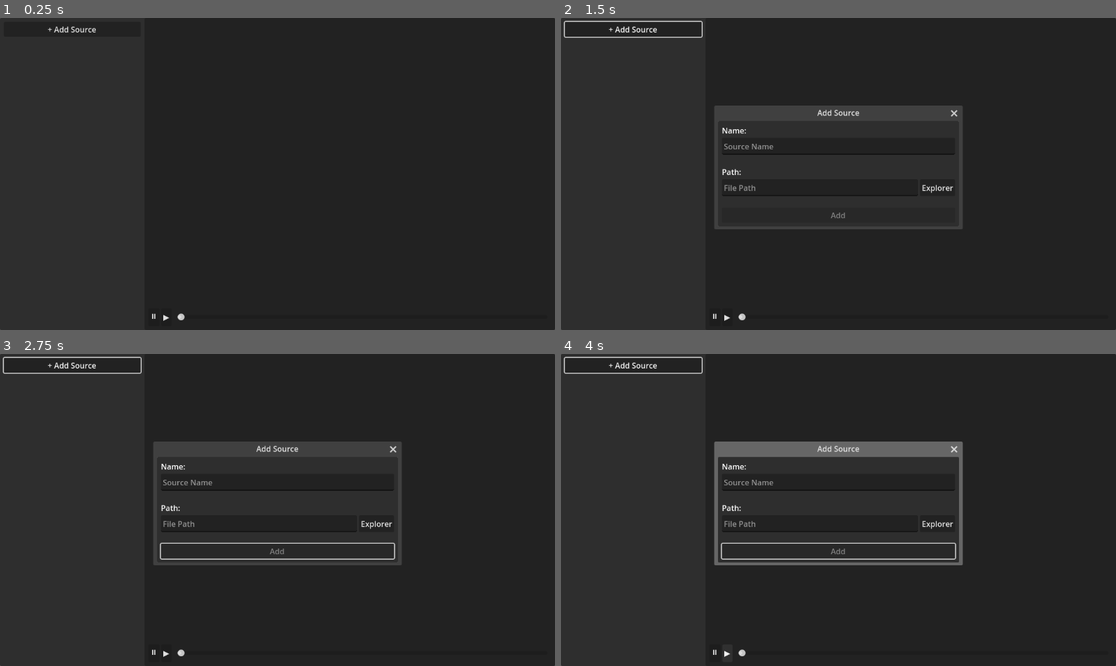
Above: before the commit, frames 1-4 (two rows, left to right).
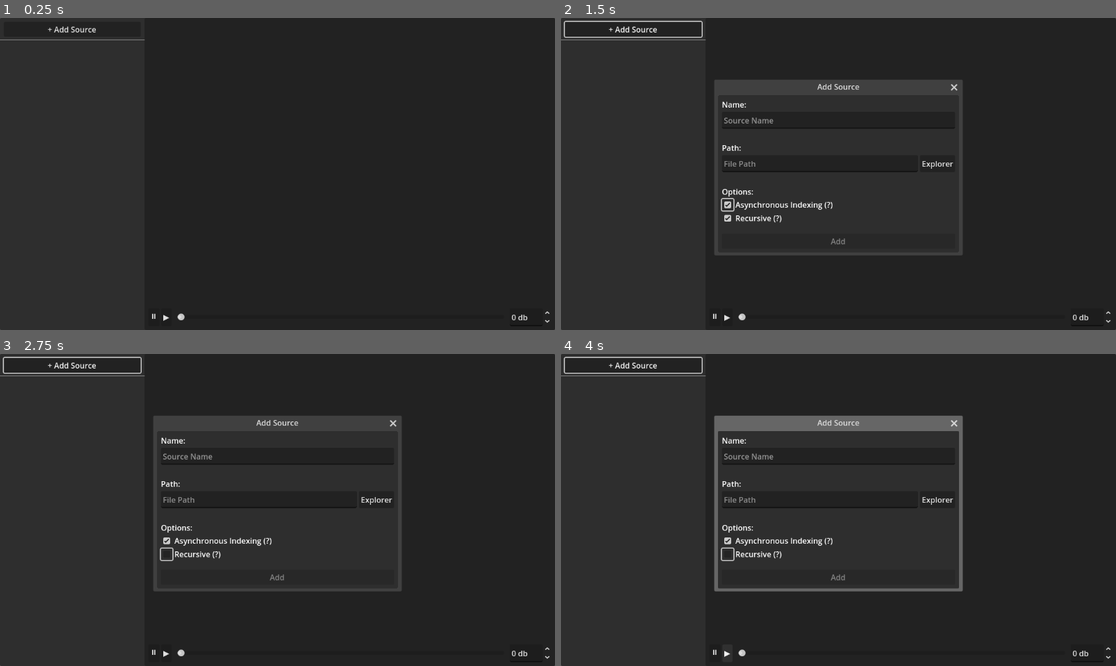
Above: after the commit, the same moments.

Repository: greenpixels/greenpixels-sample-manager
Game: Godot game, scene res://main/main.tscn
Two runs of this game, one before a commit and one after it. Both use one fixed random seed, a clock stepped at 60 frames per second and the inputs below.
Inputs (mouse positions are in pixels of both pictures, inside the frame that each line leads up to):
- Up to frame 1 (0.25 s): no input
- Up to frame 2 (1.5 s): click "+ Add Source" at 0.5 s; click (727, 205) at 1.27 s
- Up to frame 3 (2.75 s): click (166, 553) at 2.02 s
- Up to frame 4 (4 s): click "⏸" at 2.75 s; click "▶" at 3.5 s

The runs differ from the first frame. In frame 1, 0.1% of the frame differs, in the area x 0-99%, y 6-98%; in frame 2, 5.3%; in frame 3, 5.6%; in frame 4, 7.1%.

Commit message:
feat: add open-in-explorer,ignore source, playback slider change, volume control

Diff:
--- a/add_source_popup/add_source_popup.gd
+++ b/add_source_popup/add_source_popup.gd
@@ -11,17 +11,17 @@
 	set(value):
 		if not is_node_ready(): await ready
 		source_name = value
-		source_name_input.text = source_name
+		update_text_edit(source_name_input, source_name)
 		_validate()
 
 var source_path := "" :
 	set(value):
 		if not is_node_ready(): await ready
 		source_path = value
-		path_input.text = source_path
+		update_text_edit(path_input, source_path)
 		_validate()
 
-signal source_added(source_name: String, source_path: String)
+signal source_added(source: Source)
 
 func _ready() -> void:
 	visibility_changed.connect(_validate)
@@ -41,12 +41,22 @@
 func _on_source_name_input_text_changed() -> void:
 	source_name = source_name_input.text
 
-func _on_source_added(_source_name: String, _source_path: String) -> void:
+func _on_source_added(_source: Source) -> void:
 	source_name = ""
 	source_path = ""
 
 func _on_submit_button_pressed() -> void:
 	var current_source_path = source_path.strip_edges()
 	var current_source_name = source_name.strip_edges()
-	source_added.emit(current_source_name, current_source_path)
+
+	var source = Source.new(current_source_path, current_source_name)
+	source.should_search_async = %AsyncIndexingCheckBox.button_pressed
+	source.should_search_recursive = %RecursiveIndexingCheckBox.button_pressed
+	source_added.emit(source)
 	close_requested.emit()
+
+func update_text_edit(text_edit: TextEdit, value: String):
+	var current_caret = text_edit.get_caret_column()
+	text_edit.text = value
+	# This fixes a windows issue where the caret always jumps to the beginning on-change
+	text_edit.set_caret_column(current_caret)
--- a/add_source_popup/add_source_popup.tscn
+++ b/add_source_popup/add_source_popup.tscn
@@ -5,12 +5,10 @@
 [node name="AddSourcePopup" type="Window"]
 title = "Add Source"
 initial_position = 2
-size = Vector2i(500, 219)
-visible = false
+size = Vector2i(500, 327)
 wrap_controls = true
 transient = true
 exclusive = true
-force_native = true
 script = ExtResource("1_mybbk")
 
 [node name="Panel" type="PanelContainer" parent="."]
@@ -80,6 +78,50 @@
 layout_mode = 2
 size_flags_vertical = 3
 
+[node name="ChecksMargins" type="MarginContainer" parent="Panel/VBoxContainer"]
+layout_mode = 2
+theme_override_constants/margin_left = 8
+theme_override_constants/margin_top = 8
+theme_override_constants/margin_right = 8
+theme_override_constants/margin_bottom = 8
+
+[node name="VBoxContainer" type="VBoxContainer" parent="Panel/VBoxContainer/ChecksMargins"]
+layout_mode = 2
+
+[node name="Label" type="Label" parent="Panel/VBoxContainer/ChecksMargins/VBoxContainer"]
+layout_mode = 2
+text = "Options:"
+
+[node name="HBoxContainer" type="HBoxContainer" parent="Panel/VBoxContainer/ChecksMargins/VBoxContainer"]
+layout_mode = 2
+
+[node name="AsyncIndexingCheckBox" type="CheckBox" parent="Panel/VBoxContainer/ChecksMargins/VBoxContainer/HBoxContainer"]
+unique_name_in_owner = true
+layout_mode = 2
+
+[node name="Label" type="Label" parent="Panel/VBoxContainer/ChecksMargins/VBoxContainer/HBoxContainer"]
+layout_mode = 2
+size_flags_horizontal = 3
+tooltip_text = "When turned on, will wait in between file iterations to allow the UI to update. This will elongate the needed time to finish indexing, but will prevent the window form being unresponsive."
+mouse_filter = 0
+text = "Asynchronous Indexing (?)"
+
+[node name="HBoxContainer2" type="HBoxContainer" parent="Panel/VBoxContainer/ChecksMargins/VBoxContainer"]
+layout_mode = 2
+
+[node name="RecursiveIndexingCheckBox" type="CheckBox" parent="Panel/VBoxContainer/ChecksMargins/VBoxContainer/HBoxContainer2"]
+unique_name_in_owner = true
+layout_mode = 2
+tooltip_text = "When turned on, will iterate through sub-folders to find sound files."
+button_pressed = true
+
+[node name="Label" type="Label" parent="Panel/VBoxContainer/ChecksMargins/VBoxContainer/HBoxContainer2"]
+layout_mode = 2
+size_flags_horizontal = 3
+tooltip_text = "When turned on, will search sub-folders for sound-files."
+mouse_filter = 0
+text = "Recursive (?)"
+
 [node name="SubmitButtonMargins" type="MarginContainer" parent="Panel/VBoxContainer"]
 layout_mode = 2
 theme_override_constants/margin_left = 8
--- a/classes/source.gd
+++ b/classes/source.gd
@@ -3,8 +3,32 @@
 
 @export_storage var source_path := ""
 @export_storage var source_name := ""
-@export_storage var is_recursive := true
+@export_storage var should_search_recursive := true
 @export_storage var found_audio_file_paths : Array[String] = []
+@export_storage var should_search_async := false
+@export_storage var is_ignored := false :
+	set(value):
+		if value == is_ignored: return
+		is_ignored = value
+		ignore_changed.emit(is_ignored, self)
+@export_storage var is_searching := false :
+	set(value):
+		if is_searching == value: return
+		is_searching = value
+
+		if is_searching:
+			search_started.emit()
+		else:
+			search_ended.emit()
+
+signal search_started
+signal search_ended
+signal ignore_changed(value: bool, source: Source)
+
+var open_search_calls = 0 :
+	set(value):
+		open_search_calls = value
+		is_searching = open_search_calls != 0
 
 func _init(_source_path : String, _source_name : String) -> void:
 	source_name = _source_name
@@ -15,11 +39,31 @@
 	container.size_flags_horizontal = Control.SIZE_EXPAND_FILL
 	var label_button = Button.new()
 	label_button.size_flags_horizontal = Control.SIZE_EXPAND_FILL
+	var ignore_button = Button.new()
+
+	ignore_button.text = "👁"
+	ignore_button.pressed.connect(func():
+		is_ignored = !is_ignored
+		ignore_button.text = "👁" if not is_ignored else "🚫"
+	)
 	var delete_button = Button.new()
 	delete_button.pressed.connect(func(): _handle_delete(container))
 	label_button.text = source_name
+
+
+	search_ended.connect(func():
+		label_button.text = source_name
+		ignore_button.disabled = false
+	)
+
+	search_started.connect(func():
+		label_button.text = source_name + " (Indexing ...)"
+		ignore_button.disabled = true
+	)
+
 	delete_button.text = "✖"
 	container.add_child(label_button)
+	container.add_child(ignore_button)
 	container.add_child(delete_button)
 	return container
 
@@ -30,34 +74,34 @@
 		SourceCatalogue.source_removed.emit(self)
 	component.queue_free()
 
-func async_find_sound_files(callback: Callable, path = source_path) -> bool:
+func async_find_sound_files(on_sound_add: Callable, on_finish: Callable, origin_node : Node, depth = 0, path = source_path):
 	if not DirAccess.dir_exists_absolute(path) or not path.is_absolute_path():
 		push_error(source_name + ": " + path + " does not exist.")
-		return false
-
-	if path == source_path:
+		return
+	open_search_calls += 1
+	if depth == 0:
 		## If we have not yet called this recurively, then we clear the found audio files
 		found_audio_file_paths = []
 
 	var dir := DirAccess.open(path)
-	var has_no_error = true
 	if dir:
 		dir.list_dir_begin()
 		var file_name = dir.get_next()
 		while file_name != "":
+
 			var full_path = path + "/" + file_name
 			if dir.current_is_dir():
-				if is_recursive:
-					has_no_error = async_find_sound_files(callback, full_path)
-				if not has_no_error:
-					return false
+				if should_search_recursive == true:
+					async_find_sound_files(on_sound_add, on_finish, origin_node, depth + 1, full_path)
 			elif file_is_supported_and_valid_audio_file(full_path):
-				_handle_sound_file(full_path, callback)
+				if should_search_async: await origin_node.get_tree().process_frame
+				_handle_sound_file(full_path, on_sound_add)
 			file_name = dir.get_next()
 	else:
 		push_error(source_name + ": " + source_path + " does not exist.")
-		return false
-	return true
+		return
+	on_finish.call(self)
+	open_search_calls -= 1
 
 func file_is_supported_and_valid_audio_file(file_path : String):
 	return file_path.ends_with(".mp3") or file_path.ends_with(".wav") or file_path.ends_with(".ogg")
--- a/globals/source_catalogue/source_catalogue.gd
+++ b/globals/source_catalogue/source_catalogue.gd
@@ -4,5 +4,7 @@
 
 @export_storage var sources : Array[Source] = []
 
+@warning_ignore("unused_signal")
 signal source_removed(source: Source)
+@warning_ignore("unused_signal")
 signal source_added(source: Source)
--- a/main/main.gd
+++ b/main/main.gd
@@ -8,10 +8,15 @@
 
 var sound_map : Dictionary[String, int] = {}
 
+var is_dragging_audio_progress_slider := false
+
 func _ready() -> void:
 	SourceCatalogue.source_removed.connect(_handle_source_removed)
 
 func _handle_source_removed(source: Source):
+	_unlist_source_audio(source)
+
+func _unlist_source_audio(source: Source):
 	for path in source.found_audio_file_paths:
 		if sound_map.has(path):
 			sound_map[path] -= 1
@@ -25,8 +30,30 @@
 		else:
 			push_warning("Sound map has no entry for " + path)
 
+func _handle_source_ignore_changed(is_ignored: bool, source: Source):
+	if is_ignored:
+		_unlist_source_audio(source)
+	else:
+		for audio_path in source.found_audio_file_paths:
+			_handle_add_sound_file(audio_path)
+
+# Some characters are not supported by Godot node names, so we replace them
+# This could cause issues down the line if for example 2 files in the same folder have names like:
+#
+#	- my-file.wav
+#   - my,file.wav
+#
+# They would ultimately be treated as one file, causing untested behaviour
+# To circumvent this specific problem, every one of these special characters is replaced with another unique character
 func _path_to_node_name(path: String):
-	return path.replace("/", "-").replace(".", "_").replace(",", "_")
+	return (
+		path
+		.replace("/", "-")
+		.replace("\\", "--")
+		.replace(".", "_")
+		.replace(",", "__")
+		.replace(":", "___")
+	)
 
 func _on_add_source_button_pressed() -> void:
 	add_source_popup.show()
@@ -34,42 +61,63 @@
 func _on_add_source_popup_close_requested() -> void:
 	add_source_popup.hide()
 
-func _on_add_source_popup_source_added(source_name: String, source_path: String) -> void:
-	var source = Source.new(source_path, source_name)
-	var is_success = source.async_find_sound_files(_handle_sound_file)
-	if is_success:
-		SourceCatalogue.sources.push_back(source)
-		source_list.add_child(source.create_component())
+func _on_add_source_popup_source_added(source: Source) -> void:
+	var source_component = source.create_component()
+	source.async_find_sound_files(_handle_add_sound_file, _handle_searching_finished, self)
+	source.ignore_changed.connect(_handle_source_ignore_changed)
+	SourceCatalogue.sources.push_back(source)
+	source_list.add_child(source_component)
 
-func _handle_sound_file(file_path: String):
+func _handle_add_sound_file(file_path: String):
 	if sound_map.has(file_path):
 		sound_map[file_path] += 1
 	else:
 		sound_map[file_path] = 1
 		_add_new_sound_entry(file_path)
 
+func _handle_searching_finished(source: Source):
+	source.is_searching = false
+
 func _add_new_sound_entry(file_path: String):
-	var button = Button.new()
-	button.alignment = HORIZONTAL_ALIGNMENT_LEFT
-	button.text = file_path.split("/")[-1]
-	button.name = _path_to_node_name(file_path)
-	button.set_meta("audio_path", file_path)
-	audio_list.add_child(button)
-	button.pressed.connect(func(): _handle_button_press(button))
+	var container = HBoxContainer.new()
+	container.size_flags_horizontal = Control.SIZE_EXPAND_FILL
+	var label_button = Button.new()
+	label_button.size_flags_horizontal = Control.SIZE_EXPAND_FILL
+	var explorer_button = Button.new()
+	explorer_button.text = "Show in Explorer"
 
-func _process(delta: float) -> void:
+	label_button.alignment = HORIZONTAL_ALIGNMENT_LEFT
+	label_button.text = file_path.split("/")[-1]
+
+	container.name = _path_to_node_name(file_path)
+	container.set_meta("audio_path", file_path)
+	label_button.pressed.connect(func(): _handle_button_press(container.get_meta("audio_path")))
+	explorer_button.pressed.connect(func(): _show_in_explorer(container.get_meta("audio_path")))
+	container.add_child(label_button)
+	container.add_child(explorer_button)
+	audio_list.add_child(container)
+
+func _show_in_explorer(path_meta: Variant):
+	var full_file_path = path_meta
+	if full_file_path == null or full_file_path.is_empty():
+		push_error("Unable to find audio file as the path is not valid (null or empty)")
+		return
+	OS.shell_show_in_file_manager(full_file_path, true)
+
+func _process(_delta: float) -> void:
+	if is_dragging_audio_progress_slider: return
 	if player.stream:
 		audio_progress_slider.value = player.get_playback_position() / (player.stream as AudioStream).get_length()
 	else:
 		audio_progress_slider.value = 0
 
-func _handle_button_press(button: Button):
+func _handle_button_press(path_meta: Variant):
 	if player.playing:
 		player.stop()
 	player.stream = null
 	player.stream_paused = false
 
-	var full_file_path = button.get_meta("audio_path") as String
+	var full_file_path = path_meta
 	if full_file_path == null or full_file_path.is_empty():
 		push_error("Unable to play audio file as the path is not valid (null or empty)")
 		return
@@ -92,3 +140,16 @@
 
 func _on_pause_button_pressed() -> void:
 	player.stream_paused = !player.stream_paused
+
+func _on_audio_progress_slider_drag_ended(value_changed: bool) -> void:
+	is_dragging_audio_progress_slider = false
+	if not player.stream or not value_changed: return
+	player.seek((player.stream as AudioStream).get_length() * audio_progress_slider.value)
+
+func _on_audio_progress_slider_drag_started() -> void:
+	is_dragging_audio_progress_slider = true
+
+
+
+func _on_spin_box_value_changed(value: float) -> void:
+	AudioServer.set_bus_volume_db(0, value)
--- a/main/main.tscn
+++ b/main/main.tscn
@@ -28,6 +28,9 @@
 [node name="AddSourceButton" type="Button" parent="HBoxContainer/VBoxContainer/MarginContainer"]
 layout_mode = 2
 text = "+ Add Source"
+
+[node name="HSeparator" type="HSeparator" parent="HBoxContainer/VBoxContainer"]
+layout_mode = 2
 
 [node name="ScrollContainer" type="ScrollContainer" parent="HBoxContainer/VBoxContainer"]
 layout_mode = 2
@@ -100,8 +103,14 @@
 step = 0.01
 scrollable = false
 
+[node name="SpinBox" type="SpinBox" parent="HBoxContainer/Panel/VBoxContainer/MarginContainer2/HBoxContainer"]
+layout_mode = 2
+min_value = -100.0
+suffix = "db"
+
 [node name="AddSourcePopup" parent="." instance=ExtResource("1_53q0u")]
 unique_name_in_owner = true
+visible = false
 force_native = false
 
 [node name="AudioStreamPlayer" type="AudioStreamPlayer" parent="."]
@@ -110,5 +119,8 @@
 [connection signal="pressed" from="HBoxContainer/VBoxContainer/MarginContainer/AddSourceButton" to="." method="_on_add_source_button_pressed"]
 [connection signal="pressed" from="HBoxContainer/Panel/VBoxContainer/MarginContainer2/HBoxContainer/PauseButton" to="." method="_on_pause_button_pressed"]
 [connection signal="pressed" from="HBoxContainer/Panel/VBoxContainer/MarginContainer2/HBoxContainer/PlayButton" to="." method="_on_play_button_pressed"]
+[connection signal="drag_ended" from="HBoxContainer/Panel/VBoxContainer/MarginContainer2/HBoxContainer/MarginContainer/AudioProgressSlider" to="." method="_on_audio_progress_slider_drag_ended"]
+[connection signal="drag_started" from="HBoxContainer/Panel/VBoxContainer/MarginContainer2/HBoxContainer/MarginContainer/AudioProgressSlider" to="." method="_on_audio_progress_slider_drag_started"]
+[connection signal="value_changed" from="HBoxContainer/Panel/VBoxContainer/MarginContainer2/HBoxContainer/SpinBox" to="." method="_on_spin_box_value_changed"]
 [connection signal="close_requested" from="AddSourcePopup" to="." method="_on_add_source_popup_close_requested"]
 [connection signal="source_added" from="AddSourcePopup" to="." method="_on_add_source_popup_source_added"]
